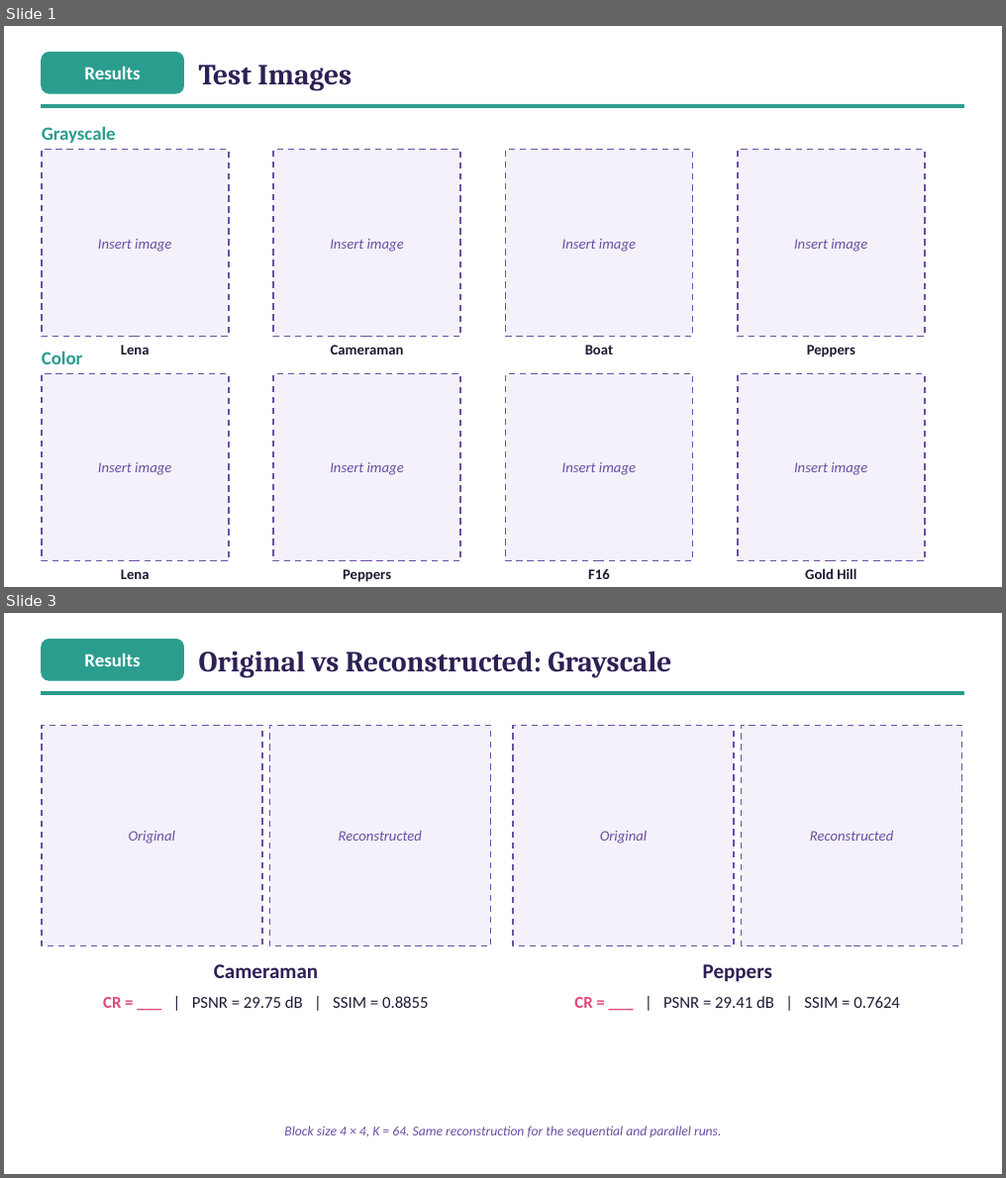
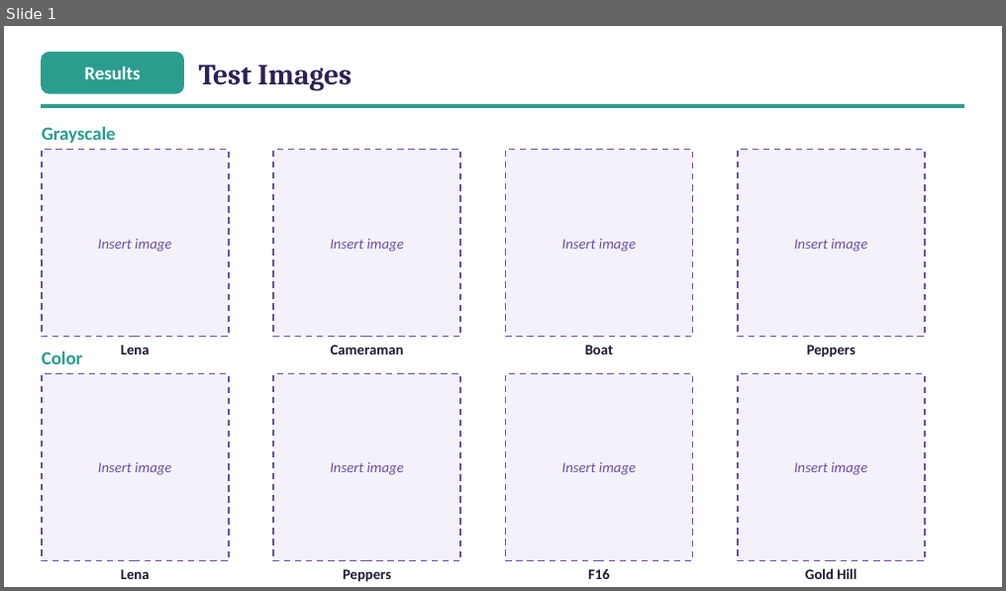
Before and after one commit to ibtihal-cpu/mihk, a slide deck: results/seminar/figs/results_images.pptx. Shown one above the other, each under a label of ours: slides 1 and 3 before the commit, slide 1 after it; the slides between them are not shown. The pictures are 1006x1178 and 1006x591 pixels, drawn with LibreOffice and Linux fonts; fonts in the diff are those of the drawing. Boxes give left, top, right and bottom in pixels: in the first picture for what was removed or moved away, otherwise in the second. Text is boxed around its words. In the diff, an @@ line names an element or a change of style, - is before the commit and + after.

```diff
--- a/results/seminar/figs/results_images.pptx
+++ b/results/seminar/figs/results_images.pptx
@@ slide 3 removed at box(4, 613, 1002, 1174), background #FFFFFF @@
@@ rounded rectangle removed at box(42, 639, 183, 680) @@
@@ text removed at box(84, 653, 140, 666) @@
-Results
@@ text removed at box(199, 651, 671, 677) @@
-Original vs Reconstructed: Grayscale
@@ rectangle removed at box(42, 691, 964, 694) @@
@@ rectangle removed at box(42, 725, 262, 947) @@
@@ rectangle removed at box(269, 725, 491, 947) @@
@@ rectangle removed at box(513, 725, 734, 947) @@
@@ rectangle removed at box(742, 725, 962, 947) @@
@@ text removed at box(129, 831, 175, 844) @@
-Original
@@ text removed at box(339, 831, 422, 841) @@
-Reconstructed
@@ text removed at box(600, 831, 647, 844) @@
-Original
@@ text removed at box(810, 831, 893, 841) @@
-Reconstructed
@@ text removed at box(214, 964, 318, 978) @@
-Cameraman
@@ text removed at box(703, 964, 772, 982) @@
-Peppers
@@ text removed at box(103, 996, 429, 1008) @@
-CR = ___ | PSNR = 29.75 dB | SSIM = 0.8855
@@ text removed at box(574, 996, 900, 1008) @@
-CR = ___ | PSNR = 29.41 dB | SSIM = 0.7624
@@ text removed at box(284, 1126, 721, 1138) @@
-Block size 4 × 4, K = 64. Same reconstruction for the sequential and parallel runs.
```
Also in this commit, not shown: 2 slides added, 3 other slides removed, 1 other file.
